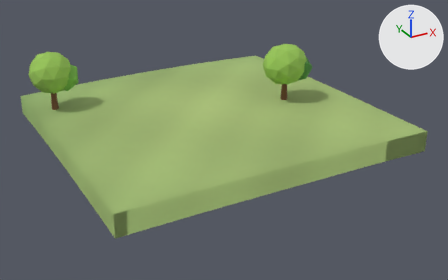
Two versions of the glTF model client/public/models/chunks/0_3.glb, one commit apart.
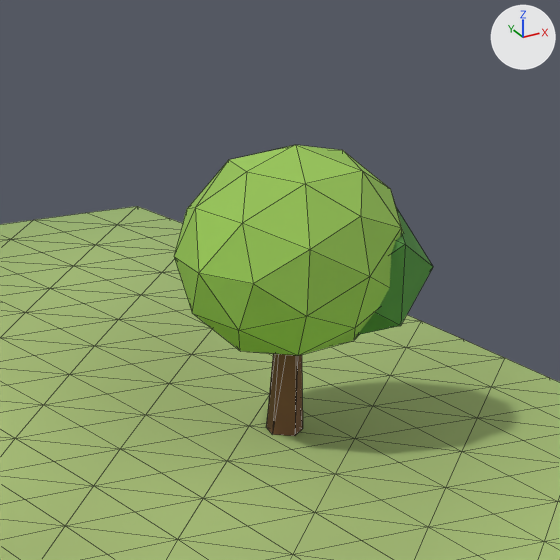
The first picture shows the older version from a 50 mm camera at (-11.4, -156.8, 23.8) aimed at (15.7, -107.6, -0.8). The close-ups show the older and then the newer version on the part from 51% to 75% of the width and 6% to 44% of the height of that picture. Only the edits that show in the close-ups are written down. Arrows for +X, +Y and +Z are at upper right; the lights stay in place. The close-ups show mesh edges as thin lines. Vertices at exactly the same position are counted once.

The first close-up shows 'scenery', 'terrain'.
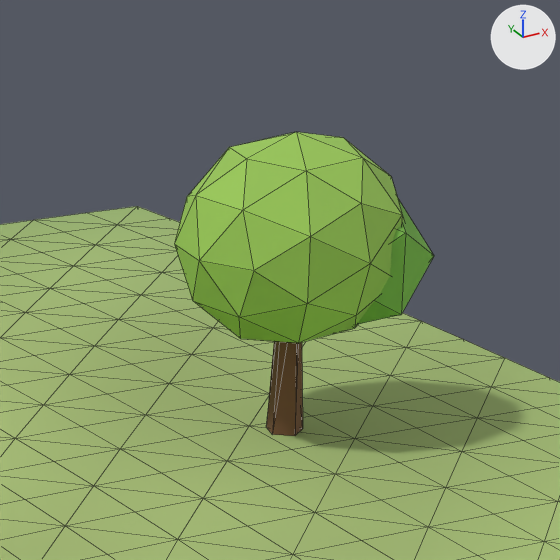
Patch to the scene script:
```diff
--- a/client/public/models/chunks/0_3.glb.py
+++ b/client/public/models/chunks/0_3.glb.py
@@ me_scenery @@
 # used by ob_scenery; location = (0.0, 0.0, 0.0)
 # before: 0 (23.0, -107.2, 5.0), 2 (23.2, -107.1, 5.0), 4 (23.1, -106.8, 5.0), 6 (22.9, -106.8, 5.0), 8 (22.8, -107.1, 5.0)
 # before: 10 (23.0, -107.0, 5.0)
-me_scenery.from_pydata(...)  # 132 vertices, 240 faces; spans x -0.1..25.6, y -109.1..-94.6, z 1.5..7.9
+me_scenery.from_pydata(...)  # 132 vertices, 240 faces; spans x -0.1..25.6, y -109.1..-94.6, z 1.5..8.1
+# me_scenery part 1: the loose piece of 42 vertices spanning x 20.6..25.4, y -109.1..-104.9, z 3.7..7.9 is moved by (0.0, 0.0, 0.3)
+# me_scenery part 2: the loose piece of 12 vertices spanning x 22.8..25.6, y -108.8..-106.2, z 4.0..6.6 is moved by (0.0, 0.0, 0.2)
+# me_scenery part 3
+for i in [0, 2, 4, 6, 8, 10]: me_scenery.vertices[i].co += Vector((0.0, 0.0, 0.2))
+# me_scenery part 4: 152 faces centred in x 0.0..25.2, y -109.0..-94.8, z 3.4..7.6 are repainted in the vertex colours; the middle colour goes from green #99c659 to green #9ac759
+# other edits to the shape of me_scenery do not show in these pictures
 me_scenery.materials.append(mat_opaque_matte_vertex_colors)
```

What differs and where, as boxes (x1, y1, x2, y2) in the close-ups (560 x 560 px; the box of a moved part takes in the faces that stretch with it):
'scenery', reshaped, recoloured
    before: (174, 145, 433, 436)
    after: (174, 132, 434, 436)
part 1 of me_scenery, moved or reshaped
    before: (174, 145, 403, 356)
    after: (174, 132, 404, 343)
part 2 of me_scenery, moved or reshaped
    before: (358, 209, 433, 335)
    after: (357, 199, 434, 324)
part 3 of me_scenery, moved or reshaped
    before: (266, 354, 303, 436)
    after: (266, 341, 303, 436)
part 4 of me_scenery, recoloured
    before: (174, 145, 403, 356)
    after: (174, 132, 404, 343)
